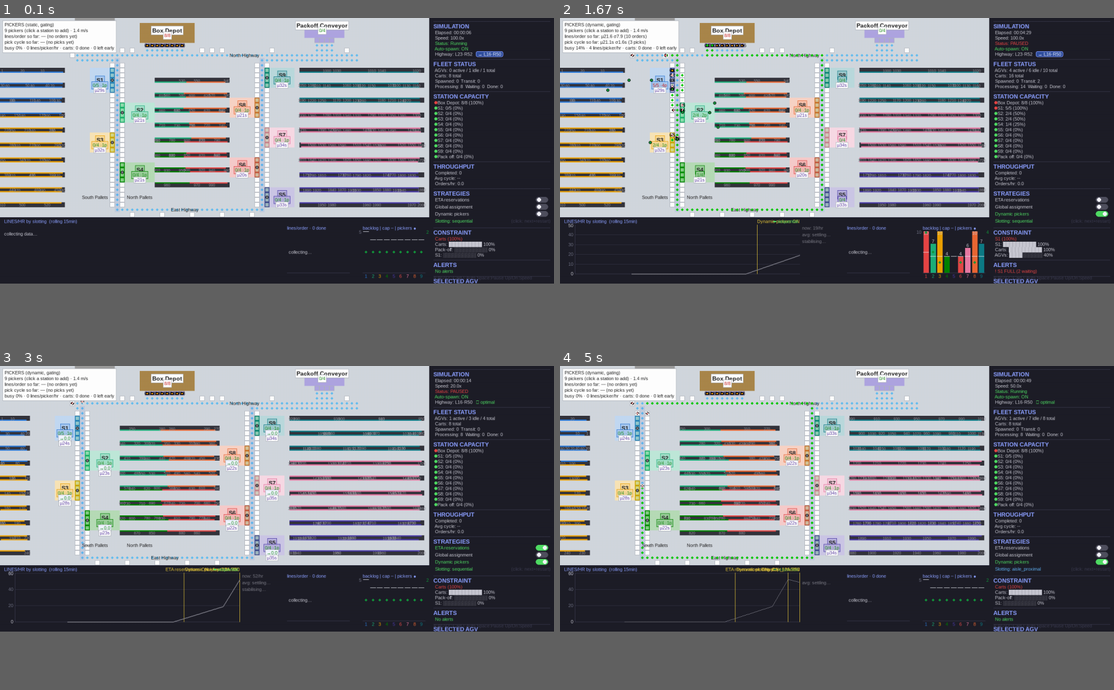
Above: before the commit, frames 1-4 (two rows, left to right).
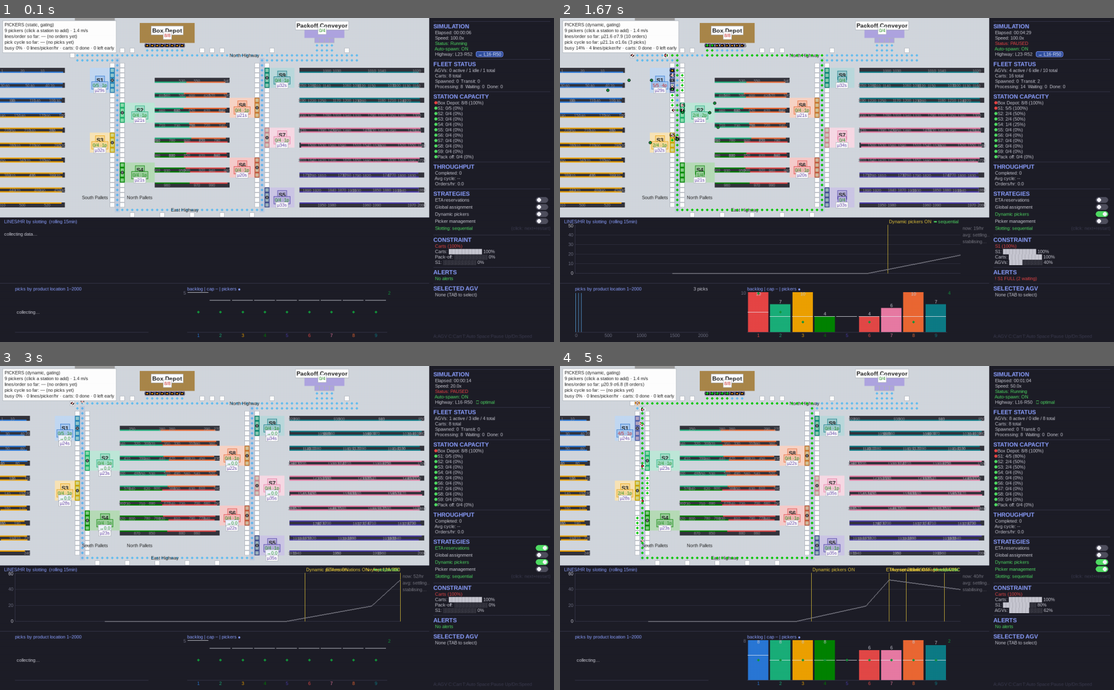
Above: after the commit, the same moments.

Repository: gompcc/WarehouseRepSim
Game: pygame game, started from agv_simulation/__main__.py
Two runs of this game, one before a commit and one after it. Both use one fixed random seed, a clock stepped at 60 frames per second and the inputs below.
Inputs (mouse positions are in pixels of both pictures, inside the frame that each line leads up to):
- Up to frame 1 (0.1 s): no input
- Up to frame 2 (1.67 s): hold Up 0.33-0.8 s; press the mouse at (687, 189) at 0.87 s; move the mouse to (842, 199) at 0.97 s; release the mouse at (1003, 212) at 1.1 s; press the mouse at (1053, 212) at 1.2 s; move the mouse to (842, 192) at 1.3 s; release the mouse at (637, 170) at 1.43 s; hold D from 1.5 s (still down); hold Down from 1.5 s (still down); tap Space at 1.57 s
- Up to frame 3 (3 s): release D at 1.8 s; release Down at 1.8 s; click "→ L16·R50" at 1.88 s; press the mouse at (493, 547) at 2.2 s; move the mouse to (360, 563) at 2.3 s; release the mouse at (221, 579) at 2.43 s; hold P 2.5-2.8 s; hold Down 2.5-2.8 s; tap Space at 2.57, 2.9 s; hold Down from 2.83 s (still down); tap T at 2.98 s
- Up to frame 4 (5 s): release Down at 3.13 s; click (1053, 570) at 3.22 s, where only the run after the commit has a clickable "Picker management"; hold Up 3.5-3.87 s; tap Space at 3.57, 3.97, 4.37 s; hold Down 3.9-4.27 s; tap T at 4.05 s; hold Up 4.3-4.6 s; tap C at 4.45 s; move the mouse to (1053, 547) at 4.63 s; press the mouse at (1053, 547) at 4.67 s; move the mouse to (1041, 505) at 4.77 s; release the mouse at (1030, 463) at 4.9 s; move the mouse to (1053, 576) at 4.97 s
In our replay, the window is 900x432 before the commit and 900x527 after it. These sizes can differ from the game's own. Grey fills any space a smaller window leaves; there, only what the larger window draws over its background counts as a difference.

The runs differ from the first frame. In frame 1, 3.7% of the frame differs, in the area x 0-100%, y 23-99%; in frame 2, 7.9%; in frame 3, 4.4%; in frame 4, 9.8%, in the area x 0-100%, y 3-99%.

Commit message:
Picker management (auto-staffing), scrollable panel, charts band, spectrum
Picker management (STRATEGIES toggle + run_headless(picker_management=)):
a queueing-control loop, NOT lookahead simulation - each station's
per-picker service rate is known analytically from the catalog
(station_avg_walk_s) and demand is measured live (window pick rate +
enough to drain the queued backlog in ~10 min), so every 5 sim-min each
crew steps toward ceil(demand / (0.85 * service)). Min 1 per station,
30 total budget, +-1 per review so noise can't whipsaw headcount.
Toggling it is a major change (new average segment + marker).

GUI:
- Strip is now two bands (window 780px): the full-width temporal
  LINES/HR graph on top, distribution charts below it.
- The lines/order bell is replaced by a location spectrum: pick
  frequency over the 2000 physical locations (1px columns), showing how
  slotting spreads picker traffic; lines/order mu/sigma remains in the
  pickers info box.
- Right panel scrolls with the mouse wheel (clipped, hitboxes stay in
  screen coords, thin scrollbar when overflowing).

Verified with an offscreen render (SDL dummy driver) after a 90-min
seed-42 session: spectrum shape correct for sequential, constraint
station red in the bar chart, settled-average line labelled. 112 tests.

Co-Authored-By: Claude Fable 5 <noreply@anthropic.com>

Diff:
--- a/agv_simulation/__main__.py
+++ b/agv_simulation/__main__.py
@@ -30,7 +30,7 @@
 from .headless import _reset_id_counters
 from .models import set_order_seed, set_order_book
 from .orderbook import ensure_order_book
-from .renderer import render
+from .renderer import panel_max_scroll, render
 from .strategies import STRATEGY_INFO
 
 logger = logging.getLogger(__name__)
@@ -123,6 +123,7 @@
     drag_moved: bool = False
     cursor_resize: bool = False
     can_set_cursor = hasattr(pygame, "SYSTEM_CURSOR_SIZEWE")
+    panel_scroll: int = 0  # mouse-wheel scroll of the right-hand panel
 
     # Throughput-strip continuity across world rebuilds (pillar drags AND
     # slotting toggles): sample times and cumulative pick counts carry
@@ -170,11 +171,13 @@
         nonlocal strategy_events, agv_constraint_s, last_sample_t
         spawn_enabled = env.spawn_enabled
         crew = {sid: len(ps) for sid, ps in env.pickers.pickers.items()}
+        management = env.pickers.management
         env, dispatcher = _build_world(
             new_slotting, dispatcher.strategies, env.pickers.strategy,
             fleet_target,
         )
         env.spawn_enabled = spawn_enabled
+        env.pickers.management = management
         for sid, n in crew.items():
             if sid in env.pickers.pickers:
                 for _ in range(n - len(env.pickers.pickers[sid])):
@@ -422,6 +425,24 @@
                             "[Highway] Jumped to optimum L=%d R=%d",
                             target.left_col, target.right_col,
                         )
+                    continue
+                if clicked_toggle == "picker_management":
+                    pm = dispatcher.pickers
+                    pm.management = not pm.management
+                    state = "ON" if pm.management else "OFF"
+                    strategy_events.append(
+                        (picks_t_offset + env.sim_elapsed,
+                         f"Picker management {state}")
+                    )
+                    # Major change: new settled-average segment
+                    restart_marks.append((
+                        picks_t_offset + env.sim_elapsed,
+                        f"picker mgmt {state.lower()}",
+                    ))
+                    logger.info(
+                        "[Strategy] Picker management -> %s (t=%.0fs)",
+                        state, env.sim_elapsed,
+                    )
                     continue
                 if clicked_toggle == "picker_dynamic":
                     pm = dispatcher.pickers
@@ -578,6 +599,13 @@
                     else:
                         hover_pillar = None
 
+            elif event.type == pygame.MOUSEWHEEL:
+                wx, _wy = pygame.mouse.get_pos()
+                if wx >= MAP_WIDTH:  # wheel over the panel column scrolls it
+                    panel_scroll = max(0, min(
+                        panel_scroll - event.y * 24, panel_max_scroll(),
+                    ))
+
             elif event.type == pygame.MOUSEBUTTONUP and event.button == 1:
                 if drag_pillar is not None:
                     _lay = get_layout()
@@ -648,6 +676,7 @@
             hover_pillar=hover_pillar,
             drag_pillar=drag_pillar,
             restart_marks=restart_marks,
+            panel_scroll=panel_scroll,
         )
         pygame.display.flip()
 
--- a/agv_simulation/aisles.py
+++ b/agv_simulation/aisles.py
@@ -196,6 +196,11 @@
         self.slots: dict[int, Slot] = {}
         self.station_skus: dict[str, list[int]] = {s: [] for s in self.station_pos}
         self.weights: dict[int, float] = {}
+        # sku -> geometric location index (1..NUM_SKUS along the aisles);
+        # the GUI's location spectrum plots pick frequency over this axis
+        self.sku_location_index: dict[int, int] = {
+            sku: loc.index for sku, loc in sku_to_loc.items()
+        }
         for sku, loc in sku_to_loc.items():
             station = self._loc_station[loc.index]
             self.slots[sku] = Slot(
--- a/agv_simulation/constants.py
+++ b/agv_simulation/constants.py
@@ -12,12 +12,14 @@
 MAP_WIDTH     = GRID_COLS * TILE_SIZE   # 1032 px (map area)
 MAP_HEIGHT    = GRID_ROWS * TILE_SIZE   # 480 px
 PANEL_WIDTH   = 300
-THROUGHPUT_STRIP_H = 160  # live lines/hr graph strip under the map (160:
-                          # tall enough for gridlines + settled-average
-                          # lines, and the full-height panel column gains
-                          # the same 80px so CONSTRAINT is never clipped)
+THROUGHPUT_STRIP_H = 300  # two bands under the map: the full-width
+                          # temporal lines/hr graph on top, and the
+                          # distribution charts (order-size bell, station
+                          # backlog/capacity/pickers) below it. The panel
+                          # column spans the same height, so it gains the
+                          # room too (and scrolls if it ever overflows).
 WINDOW_WIDTH  = MAP_WIDTH + PANEL_WIDTH        # 1332 px total
-WINDOW_HEIGHT = MAP_HEIGHT + THROUGHPUT_STRIP_H  # 640 px
+WINDOW_HEIGHT = MAP_HEIGHT + THROUGHPUT_STRIP_H  # 780 px
 FPS = 30
 
 SPEED_STEPS = [0.5, 1.0, 2.0, 5.0, 10.0, 20.0, 50.0, 100.0, 200.0]
--- a/agv_simulation/environment.py
+++ b/agv_simulation/environment.py
@@ -82,6 +82,7 @@
         event_jsonl: str | None = None,
         slotting: str = "sequential",
         picker_strategy: str = "static",
+        picker_management: bool = False,
         layout: HighwayLayout | None = None,
     ) -> None:
         # Dynamic highway: an explicit layout is installed as the active
@@ -97,7 +98,10 @@
         self.catalog = init_catalog(self.tiles, slotting=slotting)
         # Pickers (PRD §14.9); strategy: static station-bound vs dynamic
         # two-pool labour sharing (outer ring / central island toggle)
-        self.pickers = PickerManager(self.tiles, strategy=picker_strategy)
+        self.pickers = PickerManager(
+            self.tiles, strategy=picker_strategy,
+            management=picker_management,
+        )
         self.agvs: list[AGV] = []
         self.carts: list[Cart] = []
         self.sim_elapsed: float = 0.0
--- a/agv_simulation/headless.py
+++ b/agv_simulation/headless.py
@@ -48,6 +48,7 @@
     snapshot_interval: float = 60.0,
     results_json: str | None = None,
     highway: tuple[int, int] | None = None,
+    picker_management: bool = False,
 ) -> dict:
     """Run the simulation without pygame, using a fixed timestep.
 
@@ -97,7 +98,8 @@
 
     env = Environment(
         event_jsonl=event_jsonl, slotting=slotting,
-        picker_strategy=picker_strategy, layout=layout,
+        picker_strategy=picker_strategy,
+        picker_management=picker_management, layout=layout,
     )
     env.agv_preload_remaining = num_agvs
     env.preload_remaining = num_carts
--- a/agv_simulation/picker.py
+++ b/agv_simulation/picker.py
@@ -43,6 +43,18 @@
 # Highway), whichever is shorter.
 _NORTH_DETOUR_ROW = 0.0
 _SOUTH_DETOUR_ROW = float(EAST_HWY_ROW + 1)
+
+# Picker management (auto-staffing) controller. No lookahead simulation:
+# staffing is a QUEUEING CONTROL problem — each station's per-picker
+# service rate is known analytically from the catalog (station_avg_walk_s)
+# and its demand is measured live (recent pick rate + queued backlog), so
+# the optimal crew is the classic staffing rule
+#     n = ceil(demand / (MANAGE_UTIL * one_picker_rate)),
+# re-evaluated on a cadence as the environment drifts.
+MANAGE_INTERVAL = 300.0   # sim-s between staffing reviews
+MANAGE_UTIL = 0.85        # target utilization per picker
+MANAGE_DRAIN_S = 600.0    # aim to drain current backlog over ~10 min
+MANAGE_MAX_TOTAL = 30     # total headcount budget across all stations
 
 
 class Picker:
@@ -228,6 +240,7 @@
 
     def __init__(
         self, tiles: dict[tuple[int, int], Tile], strategy: str = "static",
+        management: bool = False,
     ) -> None:
         if strategy not in PickerManager.STRATEGIES:
             raise ValueError(
@@ -235,6 +248,14 @@
                 f"{PickerManager.STRATEGIES}"
             )
         self.strategy = strategy
+        # Picker management (auto-staffing): queueing-control loop that
+        # re-sizes each station's crew from live demand — see the
+        # MANAGE_* constants above for the rule.
+        self.management = management
+        self._manage_timer = 0.0
+        self._manage_last_picks: dict[str, float] = {}
+        self.managed_hires = 0
+        self.managed_releases = 0
         cat = get_catalog()
         self.station_positions = dict(cat.station_pos)
         self.station_side = dict(cat.station_side)
@@ -264,6 +285,7 @@
         self.gating = False
 
         # Stats
+        self.sku_picks: dict[int, int] = {}  # per-SKU pick counts (spectrum)
         self.picks_done = 0
         self.carts_served = 0
         self.carts_left_early = 0
@@ -365,6 +387,59 @@
         row = _NORTH_DETOUR_ROW if north <= south else _SOUTH_DETOUR_ROW
         return [(ax, ay), (ax, row), (bx, row), (bx, by)]
 
+    def _manage_staffing(self, window: float) -> None:
+        """One staffing review (queueing control, no lookahead simulation).
+
+        Per station: demand = measured pick rate over the last window plus
+        enough extra to drain the current unassigned backlog in
+        ``MANAGE_DRAIN_S``; one picker's service rate comes from the
+        catalog's demand-weighted mean pick-cycle there. Crew moves ONE
+        step per review toward ``ceil(demand / (util_target * service))``
+        — gentle, so a noisy window can't whipsaw the headcount."""
+        import math
+        avg_cycle = get_catalog().station_avg_walk_s()
+        total = sum(len(c) for c in self.pickers.values())
+        for sid in sorted(self.pickers):
+            picks_now = float(self.station_stats[sid]["picks_done"])
+            rate_hr = (
+                (picks_now - self._manage_last_picks.get(sid, 0.0))
+                / window * 3600.0
+            )
+            self._manage_last_picks[sid] = picks_now
+            backlog = sum(len(e[1]) for e in self.queues[sid])
+            per_picker_hr = 3600.0 / max(avg_cycle.get(sid, 30.0), 1e-6)
+            demand_hr = rate_hr + backlog * 3600.0 / MANAGE_DRAIN_S
+            target = max(1, math.ceil(demand_hr / (MANAGE_UTIL * per_picker_hr)))
+            crew = len(self.pickers[sid])
+            if target > crew and total < MANAGE_MAX_TOTAL:
+                self.add_picker(sid)
+                self.managed_hires += 1
+                total += 1
+                logger.info(
+                    "[Pickers] Management: +1 at %s (crew %d, demand %.0f"
+                    " lines/hr, %.0f lines/hr/picker)",
+                    sid, crew + 1, demand_hr, per_picker_hr,
+                )
+            elif target < crew and self._release_idle_picker(sid):
+                self.managed_releases += 1
+                total -= 1
+                logger.info(
+                    "[Pickers] Management: -1 at %s (crew %d, demand %.0f"
+                    " lines/hr)", sid, crew - 1, demand_hr,
+                )
+
+    def _release_idle_picker(self, sid: str) -> bool:
+        """Retire one idle, cart-less picker from *sid*'s crew (never the
+        last one). Returns False when none can be released safely yet."""
+        crew = self.pickers[sid]
+        if len(crew) <= 1:
+            return False
+        for picker in reversed(crew):
+            if picker.state == Picker.IDLE and picker.cart is None:
+                crew.remove(picker)
+                return True
+        return False
+
     def _pick_list(self, cart: Cart, station_id: str) -> list[int]:
         """The SKU lines this cart needs here: the order's *remaining* lines
         (resume-safe after buffering), or a sampled list when orderless."""
@@ -377,6 +452,11 @@
 
     def update(self, dt: float, carts: list[Cart]) -> None:
         self.elapsed += dt
+        if self.management:
+            self._manage_timer += dt
+            if self._manage_timer >= MANAGE_INTERVAL:
+                self._manage_staffing(self._manage_timer)
+                self._manage_timer = 0.0
         picking_by_id: dict[int, Cart] = {
             c.cart_id: c
             for c in carts
@@ -477,6 +557,7 @@
             if result is not None:
                 done_sku, walk_secs = result
                 self.picks_done += 1
+                self.sku_picks[done_sku] = self.sku_picks.get(done_sku, 0) + 1
                 self.walk_seconds_total += walk_secs
                 self._walk_sum_sq += walk_secs * walk_secs
                 self.station_stats[sid]["picks_done"] += 1
@@ -547,6 +628,9 @@
         total_crew_seconds = self.elapsed * sum(len(c) for c in self.pickers.values())
         return {
             "strategy": self.strategy,
+            "management": self.management,
+            "managed_hires": self.managed_hires,
+            "managed_releases": self.managed_releases,
             "picks_done": n,
             "carts_served": self.carts_served,
             "carts_left_early": self.carts_left_early,
--- a/agv_simulation/renderer.py
+++ b/agv_simulation/renderer.py
@@ -14,7 +14,7 @@
     TILE_COLORS, AGV_COLOR,
     PANEL_BG, PANEL_TEXT, PANEL_HEADER, PANEL_SEPARATOR,
     PANEL_GREEN, PANEL_YELLOW, PANEL_RED,
-    NORTH_HWY_ROW, EAST_HWY_ROW,
+    NORTH_HWY_ROW, EAST_HWY_ROW, NUM_SKUS,
 )
 from .metrics import rolling_rate, ROLLING_WINDOW
 from .models import STATIONS
@@ -483,15 +483,20 @@
     paused: bool,
     auto_spawn: bool,
     selected_agv: AGV | None = None,
+    scroll: int = 0,
 ) -> dict[str, pygame.Rect]:
-    """Draw the 300px metrics panel; return clickable toggle hitboxes."""
+    """Draw the 300px metrics panel; return clickable toggle hitboxes.
+
+    *scroll* shifts the content up (mouse wheel over the panel) — hitboxes
+    are returned in screen coordinates, so clicks keep working while
+    scrolled. The visible region is clipped to the panel column."""
     px = MAP_WIDTH
     panel_rect = pygame.Rect(px, 0, PANEL_WIDTH, WINDOW_HEIGHT)
     pygame.draw.rect(surface, PANEL_BG, panel_rect)
     toggle_rects: dict[str, pygame.Rect] = {}
 
-    # Window is 640px tall since the aisle expansion — keep the panel compact
-    y = 8
+    surface.set_clip(panel_rect)
+    y = 8 - scroll
     line_h = 13
     section_gap = 5
 
@@ -650,6 +655,17 @@
                 px + 8, y - 2, PANEL_WIDTH - 16, 16,
             )
             y += 17
+            # Picker management: auto-staffing controller — sizes every
+            # station's crew from live demand (queueing rule, no lookahead)
+            on = pm.management
+            color = PANEL_GREEN if on else PANEL_TEXT
+            txt = font_sm.render("  Picker management", True, color)
+            surface.blit(txt, (px + 8, y))
+            _draw_toggle_switch(surface, px + PANEL_WIDTH - 44, y - 1, on)
+            toggle_rects["picker_management"] = pygame.Rect(
+                px + 8, y - 2, PANEL_WIDTH - 16, 16,
+            )
+            y += 17
         # Slotting strategy: clicking cycles to the next arm and RESTARTS
         # the sim (products move, so the world must rebuild)
         from .aisles import get_catalog
@@ -707,7 +723,23 @@
         row_raw("None (TAB to select)", PANEL_TEXT)
     y += section_gap
 
-    # 9. Controls hint
+    # Content height (pre-scroll) — the main loop clamps the wheel with it
+    global _panel_content_h
+    _panel_content_h = y + scroll + 24
+    surface.set_clip(None)
+
+    # Scrollbar hint when the content overflows the column
+    if _panel_content_h > WINDOW_HEIGHT:
+        frac = WINDOW_HEIGHT / _panel_content_h
+        bar_h = max(24, int(WINDOW_HEIGHT * frac))
+        denom = _panel_content_h - WINDOW_HEIGHT
+        bar_y = int(scroll / denom * (WINDOW_HEIGHT - bar_h)) if denom else 0
+        pygame.draw.rect(
+            surface, (70, 70, 90),
+            pygame.Rect(px + PANEL_WIDTH - 5, bar_y, 3, bar_h),
+        )
+
+    # 9. Controls hint (pinned to the window bottom, not scrolled)
     controls_y = WINDOW_HEIGHT - 20
     ctrl_txt = font_sm.render(
         "A:AGV C:Cart T:Auto Space:Pause Up/Dn:Speed", True, PANEL_SEPARATOR
@@ -717,42 +749,58 @@
     return toggle_rects
 
 
-def _draw_order_size_hist(
+def panel_max_scroll() -> int:
+    """Furthest the panel content can scroll (0 when it all fits)."""
+    return max(0, _panel_content_h - WINDOW_HEIGHT)
+
+
+_panel_content_h: int = 0
+
+
+def _draw_location_spectrum(
     surface: pygame.Surface, font: pygame.font.Font,
-    sizes: list[int], rect: pygame.Rect,
+    pickers, rect: pygame.Rect,
 ) -> None:
-    """Histogram of lines-per-completed-order this session — a live check
-    that demand keeps the N(20,9) bell shape the order model samples."""
-    n = len(sizes)
-    title = font.render(f"lines/order · {n} done", True, PANEL_HEADER)
+    """Pick frequency across the 2000 physical locations (x = geometric
+    location index along the aisles, west→east). One thin vertical line
+    per pixel column builds up as picks complete: the skyline shows how
+    the active slotting spreads picker traffic over the warehouse — flat
+    is balanced, spiky means a few hot spots do all the work."""
+    from .aisles import get_catalog
+    title = font.render("picks by product location 1–2000", True, PANEL_HEADER)
     surface.blit(title, (rect.x, rect.y - 14))
     pygame.draw.line(
         surface, PANEL_SEPARATOR, (rect.x, rect.bottom), (rect.right, rect.bottom),
     )
-    if n < 3:
+    sku_picks = getattr(pickers, "sku_picks", None) if pickers else None
+    try:
+        loc_of = get_catalog().sku_location_index
+    except Exception:
+        return
+    if not sku_picks:
         txt = font.render("collecting…", True, PANEL_TEXT)
         surface.blit(txt, (rect.x + 4, rect.y + rect.h // 2 - 6))
         return
-    bin_w, nbins = 5, 10   # 0-4, 5-9, ... 45+
-    counts = [0] * nbins
-    for s in sizes:
-        counts[min(int(s) // bin_w, nbins - 1)] += 1
-    peak = max(counts)
-    bw = rect.w / nbins
-    for i, c in enumerate(counts):
+    cols = [0.0] * rect.w
+    for sku, n in sku_picks.items():
+        idx = loc_of.get(sku)
+        if idx is None:
+            continue
+        cols[min(rect.w - 1, (idx - 1) * rect.w // NUM_SKUS)] += n
+    peak = max(cols)
+    for i, c in enumerate(cols):
         if not c:
             continue
-        h = max(2, round(rect.h * c / peak))
-        pygame.draw.rect(surface, (95, 175, 240), pygame.Rect(
-            round(rect.x + i * bw) + 1, rect.bottom - h, round(bw) - 2, h,
-        ))
-    mean = sum(sizes) / n
-    sd = (sum((s - mean) ** 2 for s in sizes) / n) ** 0.5
-    mu = font.render(f"μ{mean:.0f} σ{sd:.0f}", True, PANEL_TEXT)
-    surface.blit(mu, (rect.right - mu.get_width(), rect.y - 14))
-    for v in (0, 25, 50):
+        h = max(1, round((rect.h - 2) * c / peak))
+        pygame.draw.line(
+            surface, (95, 175, 240),
+            (rect.x + i, rect.bottom - 1), (rect.x + i, rect.bottom - h),
+        )
+    n_lbl = font.render(f"{sum(sku_picks.values())} picks", True, PANEL_TEXT)
+    surface.blit(n_lbl, (rect.right - n_lbl.get_width(), rect.y - 14))
+    for v in (0, 500, 1000, 1500, 2000):
         lbl = font.render(str(v), True, (110, 112, 130))
-        lx = rect.x + rect.w * v // 50 - lbl.get_width() // 2
+        lx = rect.x + rect.w * v // 2000 - lbl.get_width() // 2
         lx = min(max(lx, rect.x), rect.right - lbl.get_width())
         surface.blit(lbl, (lx, rect.bottom + 2))
 
@@ -842,6 +890,7 @@
     carts=None,
     agvs=None,
     picker_counts: dict | None = None,
+    pickers=None,
 ) -> None:
     """Per-slotting picks/hr graph in the strip under the map.
 
@@ -869,11 +918,15 @@
     except Exception:
         current_name = None
 
-    # Right side of the strip: order-size bell + live station loading
-    _draw_order_size_hist(
-        surface, font_sm,
-        dispatcher.completed_order_sizes if dispatcher else [],
-        pygame.Rect(690, MAP_HEIGHT + 34, 150, 100),
+    # Second band, BELOW the temporal graph: order-size bell + live
+    # station loading, full-width side by side.
+    band_y = MAP_HEIGHT + 158
+    pygame.draw.line(
+        surface, PANEL_SEPARATOR, (0, band_y), (MAP_WIDTH, band_y),
+    )
+    _draw_location_spectrum(
+        surface, font_sm, pickers,
+        pygame.Rect(36, band_y + 22, 320, 96),
     )
     constraint_name = None
     if dispatcher is not None and carts is not None and agvs is not None:
@@ -884,7 +937,7 @@
         except Exception:
             constraint_name = None
     _draw_station_load_bars(
-        surface, font_sm, carts, pygame.Rect(872, MAP_HEIGHT + 34, 150, 100),
+        surface, font_sm, carts, pygame.Rect(450, band_y + 22, 480, 96),
         picker_counts=picker_counts, constraint=constraint_name,
     )
 
@@ -901,11 +954,10 @@
         surface.blit(txt, (10, MAP_HEIGHT + 34))
         return
 
-    margin_t, margin_b = 18, 24
     gx = 36
-    gy = MAP_HEIGHT + margin_t
-    gw = 540   # rate graph width; the distribution charts live to its right
-    gh = THROUGHPUT_STRIP_H - margin_t - margin_b
+    gy = MAP_HEIGHT + 18
+    gw = MAP_WIDTH - 36 - 70   # full-width temporal graph (top band)
+    gh = 116                   # leaves room for the time axis above band 2
 
     x_max = max(pts[-1][0] for _, pts in curves)
     max_rate = max(max(r for _, r in pts) for _, pts in curves) * 1.15
@@ -1072,7 +1124,8 @@
     picks_history: dict[str, list[tuple[float, float]]] | None = None,
     hover_pillar: str | None = None,
     drag_pillar: str | None = None,
-    restart_marks: list[float] | None = None,
+    restart_marks: list[tuple[float, str]] | None = None,
+    panel_scroll: int = 0,
 ) -> dict[str, pygame.Rect]:
     """Full frame render; returns clickable strategy-toggle hitboxes."""
     screen.fill(BG_COLOR)
@@ -1165,10 +1218,11 @@
         carts=carts,
         agvs=agvs,
         picker_counts=picker_counts,
+        pickers=pickers,
     )
 
     return draw_metrics_panel(
         screen, font_sm, font_md, agvs or [], carts or [],
         dispatcher, sim_elapsed, time_scale, paused, auto_spawn,
-        selected_agv=selected_agv,
-    )
+        selected_agv=selected_agv, scroll=panel_scroll,
+    )
--- a/tests/test_picker_strategies.py
+++ b/tests/test_picker_strategies.py
@@ -210,6 +210,25 @@
     assert crew < solo * 0.6, (solo, crew)  # 3 pickers ≥ ~1.7x faster
 
 
+def test_picker_management_scales_crew_up_and_down():
+    """Auto-staffing (queueing control): a flooded station gains pickers at
+    the next review; an idle one releases them back down to 1."""
+    tiles = _world()
+    manager = PickerManager(tiles, management=True)
+    carts = [_picking_cart(tiles, "S3", i) for i in range(4)]
+    for _ in range(3100):   # past one MANAGE_INTERVAL (300 sim-s)
+        manager.update(0.1, carts)
+    assert manager.managed_hires >= 1
+    assert len(manager.pickers["S3"]) > 1
+    # Demand gone: reviews release the extra crew (never below 1)
+    for _ in range(70000):
+        manager.update(0.1, [])
+        if len(manager.pickers["S3"]) == 1:
+            break
+    assert len(manager.pickers["S3"]) == 1
+    assert manager.managed_releases >= 1
+
+
 def test_dynamic_relocation_takes_real_time():
     tiles = _world()
     manager = PickerManager(tiles, strategy="dynamic")
